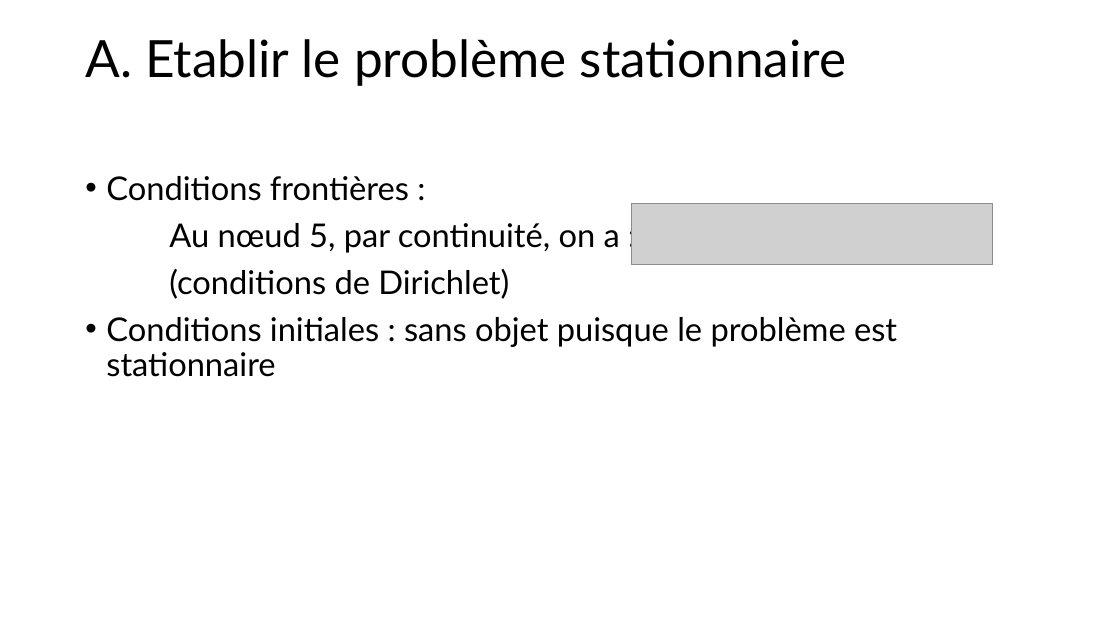
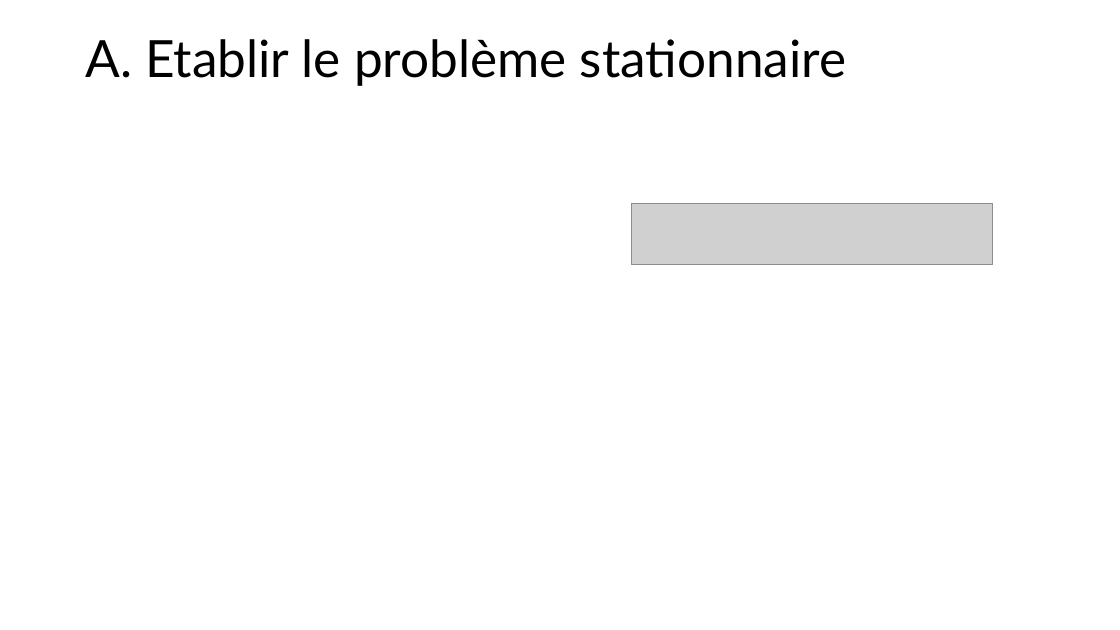
Before and after one commit to antoine-pt/MEC8211, a slide deck: slide 3 of MEC8211-Devoir1.pptx. Drawn at 1120x630 pixels with LibreOffice and Linux fonts; fonts in the diff are those of the drawing; grey boxes stand for pictures. Boxes give left, top, right and bottom in pixels: in the first picture for what was removed or moved away, otherwise in the second. Text is boxed around its words. In the diff, an @@ line names an element or a change of style, - is before the commit and + after.

```diff
--- a/MEC8211-Devoir1.pptx
+++ b/MEC8211-Devoir1.pptx
@@ text removed at (x1=106, y1=176, x2=897, y2=377) @@
-• Conditions frontières :
-Au nœud 5, par continuité, on a :
-(conditions de Dirichlet)
-• Conditions initiales : sans objet puisque le problème est stationnaire
```
Also in this commit, not shown: 2 other slides changed, 2 slides added, 1 slide removed.
